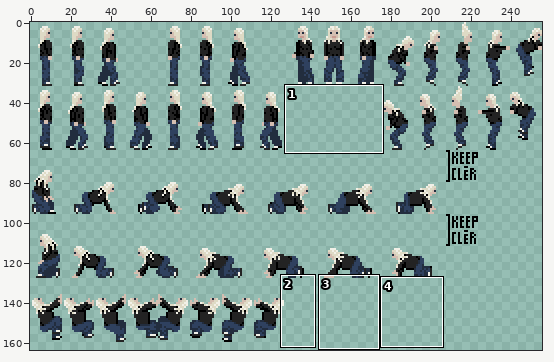
A pixel-art file gets an edit: walking-animation-test.aseprite. Above: a wide view before the commit, with the close-up outlined.
Close-up. The starting point:
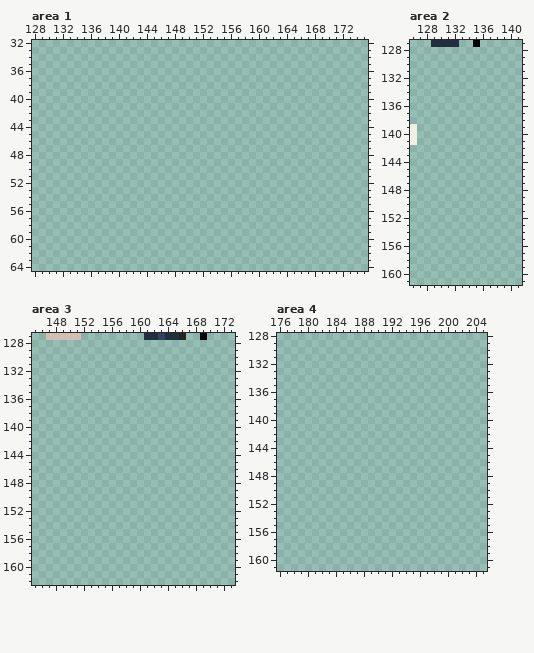
256x256 pixels, 1 frame. Shown: area 1: x 128..175, y 32..64; area 2: x 126..141, y 127..161; area 3: x 145..173, y 127..162; area 4: x 176..205, y 128..161. The wide view leaves out empty margins. The commit also changed other parts of the picture, which this record leaves out.
The result:
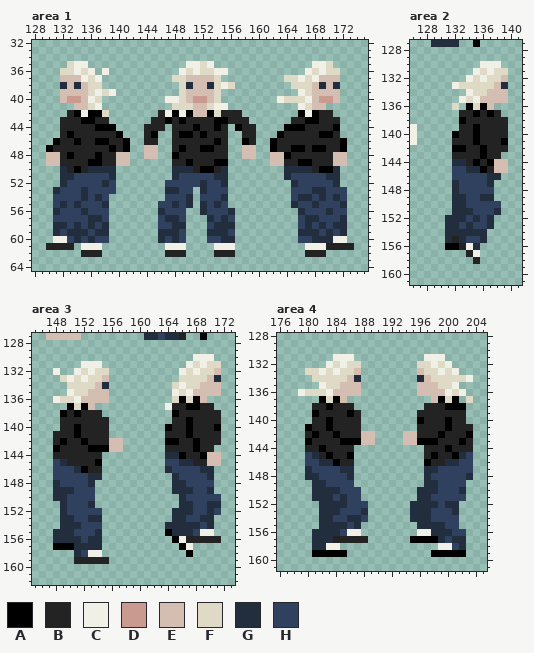
Palette (. is transparent): A #000000  B #232323  C #f1f0e7  D #c89a90  E #d4beb1  F #dedac5  G #222d3e  H #2f415f
Diff:
Changed rows in their new state; - is an unchanged pixel.
Area 1:
first column x 130:
35 ---FCC--------------CCFC--------------CCF---
36 --FFCFC-C----------CFCFFCC-----------CFCFF--
37 --EEECFC----------FFEEEEF---------FFCFCEEE--
38 --GEGEFF-----------FGEEGFCF--------FFFEGEG--
39 --EEEEFCFC---------FEEEEF-----------CFEEEE--
40 --EDDECF---------CCFEDDEF--------CFFFCEDDE--
41 ----EEFC----------FFFEEFCC----------CFEE----
42 ---BACAAF-------BCACAEEAFBBB--------ACABB---
43 --BBBAABB------BBABABBBBAABBB------BBAABBB--
44 --BBBBBAAA----BBB-BBBABBAB-ABB----AAABBBBA--
45 --BABBBBBBA---BA--BAABABBB--BB---ABBBBBAAB--
46 -ABBABBAABBA--BB--BBBBBBAB--AB--ABBBBBBBBBA-
47 ABBBBBBBBABA--EE--BABBAABB--EE--ABBAABAABBA-
48 EEBABBBABBEE--EE--ABBBBBBB--EE--EEABBBBBBEE-
49 EEBBBBAABBEE------BBABBBAA------EEBBAABBBEE-
50 --GBABGGGG--------GGGBAABG--------GGGGBAAG--
51 --GGHHHHHG--------GHHHHHGG--------GHHHHHGG--
52 --GHHHHHGH-------HHHHHGHHG---------GHHHHHG--
53 -GHHHGHHHH-------GGHH-GHHH---------HHHGGHHH-
54 -HHHHGHGH--------HHHG-HHHG---------HGGHGHGH-
55 -HGHGHHHG-------HHGHG-GHGH---------GHHGHHHG-
56 -GHHHGHHH-------GHHH--GHHHG---------GHHHGHH-
57 -HHHHHGGH-------HGGH---GHGH---------HGGHHHG-
58 -GGHGHGHG-------HHGG---HGGG---------HGHGHGG-
59 -GHGGGHGG-------GGGH---GGGH---------GGGHGHG-
60 -CCHGHGHH-------GHGH---HHGG---------HHGGGCC-
61 BBBB-CCC---------CCC----CCC----------CCCBBBB
62 -----BBB---------BBB----BBB----------BBB----
Area 2:
first column x 131:
130 -----CCC-
131 ----CFCFF
132 ---CFCFFE
133 -CFFFFFEG
134 ---CFFEEE
135 --CFCEEEE
136 -F-AFAE--
137 --BBABAB-
138 --ABBBBBB
139 --BBABBBB
140 -ABBABBBB
141 -BBBABBBA
142 -AABBABBB
143 -BBBBABB-
144 -GGBABAEE
145 -HHGGABEE
146 -HHHHHGG-
147 -GHHHHG--
148 -GHHHHH--
149 -GGHHGG--
150 -GGHHHHH-
151 -GGGHHHG-
152 GGGHGHG--
153 GGHGHHG--
154 GGGGGG---
155 GBGHHG---
156 AABCG----
157 ---BC----
158 ----B----
Area 3:
first column x 148:
130 --------------------CCC-
131 ----CCC------------CFCFF
132 C--CFCFF----------CFCFFE
133 -FCFCFFE----------FFFFEG
134 --FFFFEG---------FCFFEEE
135 --CFFEEE---------CFCEEEE
136 CFFCEEEE---------FAFAE--
137 --AFAE----------CBBAABB-
138 -ABABBB----------ABBBBBB
139 -BBBBBBB---------BBABBBB
140 -BBABBBB--------ABBABBBA
141 BBBABBBB--------BBBABBBB
142 BABBABBBEE------AABBABBB
143 ABBBBAAAEE------BBBBABB-
144 BBBBBBB---------GGABBAEE
145 HGBBBBA---------HHGGBBEE
146 HHHGABB---------GHHHHGG-
147 HHHHHGG----------GHHHHG-
148 GHHHHG-----------GGHHHH-
149 GGGHHH-----------GGGHHG-
150 GGHHHH------------GHHHHH
151 -GHHHG------------GGHHGG
152 -GHHHHH----------GGGHHGH
153 -GGHHGG----------GGHHGG-
154 -GGGHHH---------GGGGGHG-
155 GGGHHHG---------AGGGHCC-
156 GGGGHGG----------ACBBBBB
157 AAAGGGG-----------AC----
158 ---GHCC------------A----
159 ---BBBBB----------------
Area 4:
first column x 179:
131 -----CCC----------CCC----
132 ----CFCFF--------FFCFC---
133 -FFCFCFFE--------EFFCFC--
134 --FFFFFEG--------GEFFFFFC
135 ---CFFEEE--------EEEFFC--
136 CFFFCEEEE--------EEEECFC-
137 ---AFAE------------EAFA-F
138 --BBABBB----------BBBAAA-
139 --ABBBBAB--------BBBBBBB-
140 --BBABBBB--------ABBBABB-
141 -ABBABBBB--------BBBBABBB
142 -BABBABBBEE----EEBBBABBBA
143 -ABBBBAAAEE----EEAAABBBAB
144 -BBABBBB----------BBBABBB
145 -HGBABBA----------BABBAGH
146 -HHGGABB----------ABBGGHH
147 -GHHHHGG----------GGHHHHH
148 -GGHHHHG----------GHHHHHG
149 --GGHHHH----------GGHHHH-
150 --GGGGHHH--------GGGHHHG-
151 --GGGHGHH--------GGHHHHH-
152 ---GGGGHHH------GGGGHGG--
153 ---GGGHHHG------GGGHHHG--
154 ---GGHHGGH------GGGHHHH--
155 ---GGGGHG--------GGGGHH--
156 --GGGGHCC--------CCGGGHH-
157 --GGGBBBBB------AAAAGHGG-
158 --GGCC--------------CCHG-
159 --AAAAA------------AAAAA-
Changed places in both close-ups, as pixel boxes (x1, y1, x2, y2):
added: (46, 61, 354, 257)
added: (445, 61, 508, 264)
added: (165, 354, 221, 557)
added: (53, 361, 123, 564)
added: (298, 354, 375, 557)
added: (403, 354, 473, 557)
